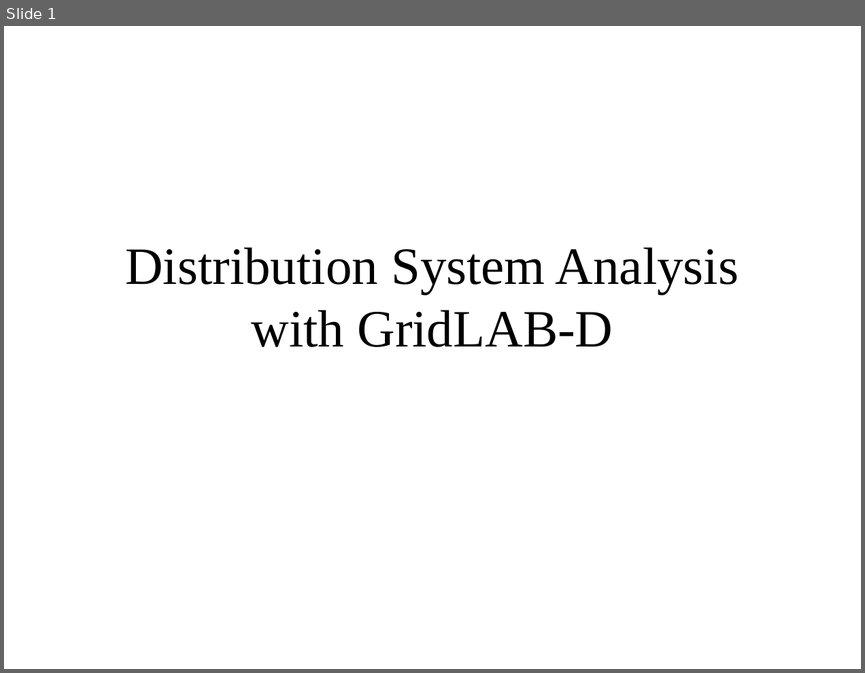
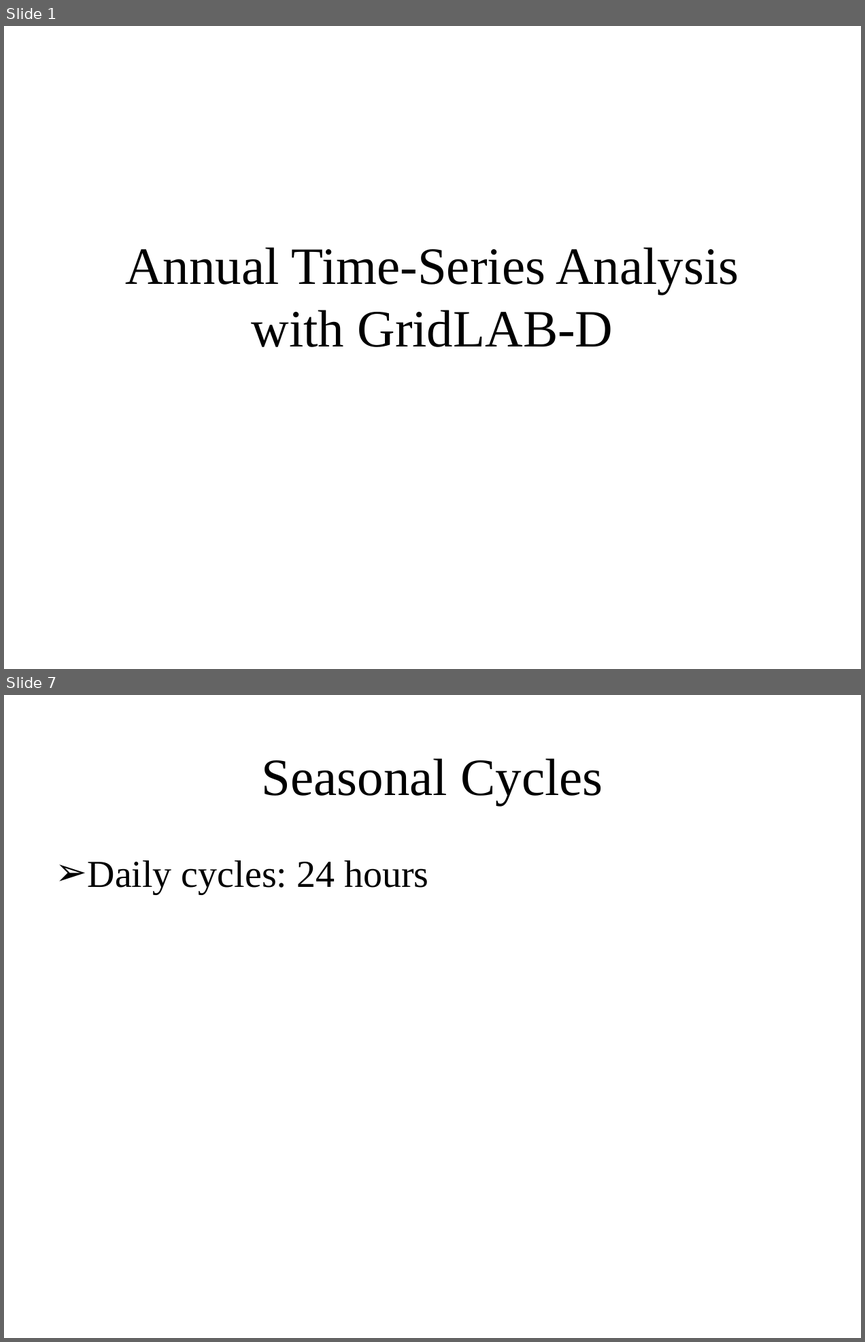
Before and after one commit to gridlab-d/course, a slide deck: Distribution Analysis Course/1.0 - Anual Analysis.ppt. Shown one above the other, each under a label of ours: slide 1 before the commit, slides 1 and 7 after it; the slides between them are not shown. The pictures are 865x673 and 865x1342 pixels, drawn with LibreOffice and Linux fonts; fonts in the diff are those of the drawing. Boxes give left, top, right and bottom in pixels: in the first picture for what was removed or moved away, otherwise in the second. Text is boxed around its words. In the diff, an @@ line names an element or a change of style, - is before the commit and + after.

```diff
--- a/Distribution Analysis Course/1.0 - Anual Analysis.ppt
+++ b/Distribution Analysis Course/1.0 - Anual Analysis.ppt
@@ slide 7 added at <box>4,695,861,1338</box>, background #FFFFFF @@
@@ title added at <box>261,758,602,805</box>, 44 pt, text #000000 @@
+Seasonal Cycles
@@ text added at <box>88,860,428,894</box>, 32 pt, text #000000 @@
+➢ Daily cycles: 24 hours
@@ slide 1 changed as well @@
@@ title at <box>125,247,738,347</box>: text changed @@
-Distribution System Analysis with GridLAB-D
+Annual Time-Series Analysis with GridLAB-D
```
Also in this commit, not shown: 5 other slides added, 1 slide removed, 4 other files.
